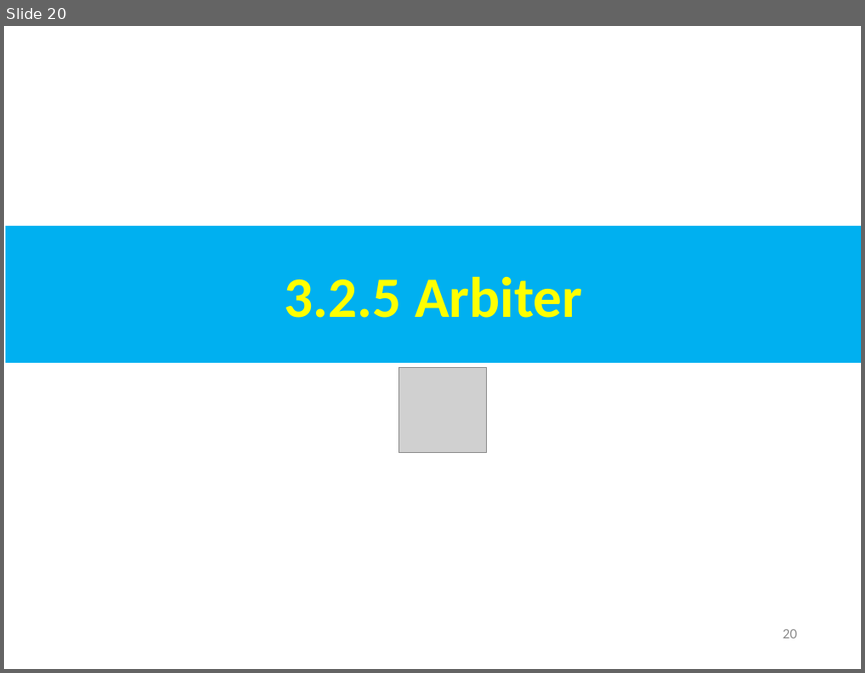
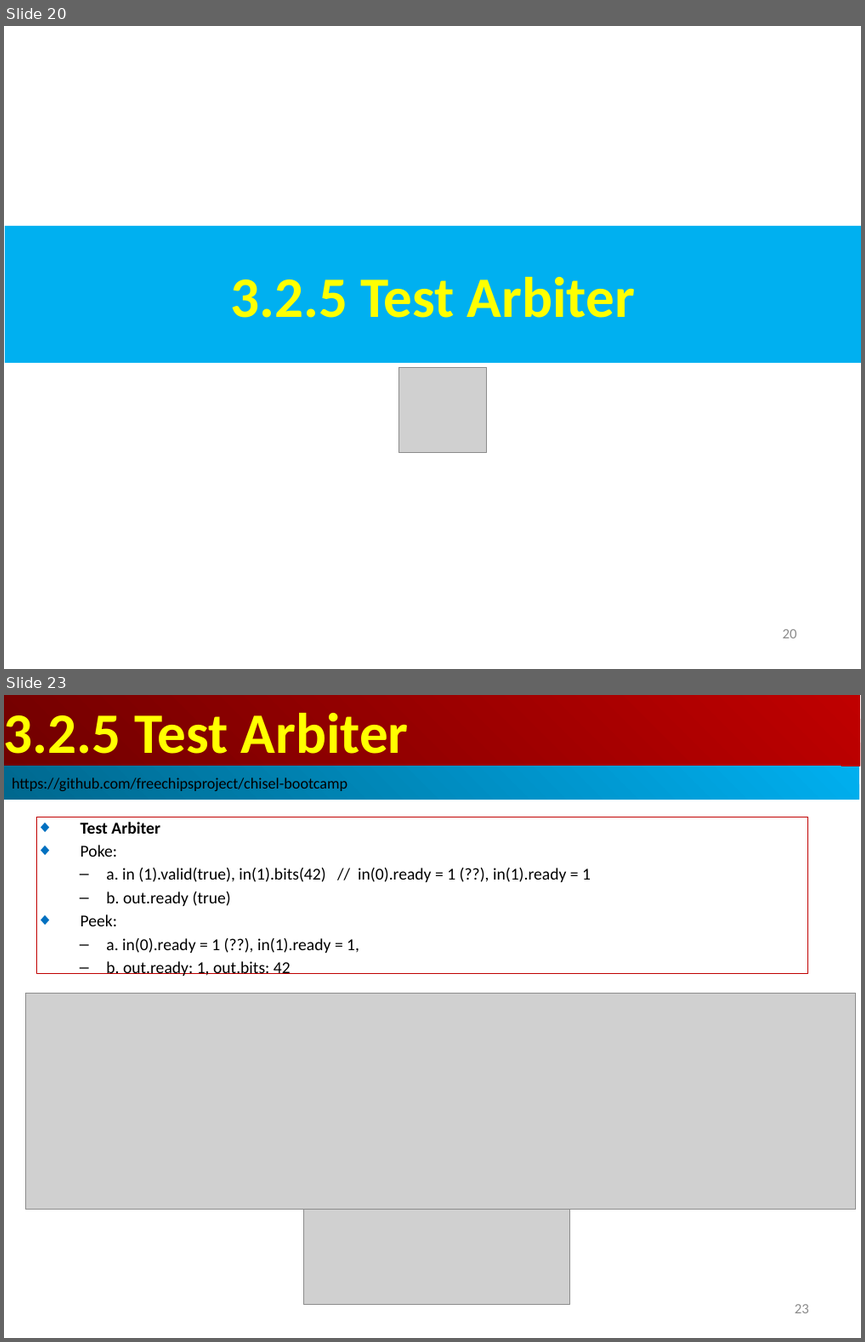
Before and after one commit to peterhchen/AIU_CS800_Chisel, a slide deck: 300_UCB_BC/003.2_StdLib/000_Video/003.2_StdLib.ppt. Shown one above the other, each under a label of ours: slide 20 before the commit, slides 20 and 23 after it; the slides between them are not shown. The pictures are 865x673 and 865x1342 pixels, drawn with LibreOffice and Linux fonts; fonts in the diff are those of the drawing; grey boxes stand for pictures. Boxes give left, top, right and bottom in pixels: in the first picture for what was removed or moved away, otherwise in the second. Text is boxed around its words. In the diff, an @@ line names an element or a change of style, - is before the commit and + after.

```diff
--- a/300_UCB_BC/003.2_StdLib/000_Video/003.2_StdLib.ppt
+++ b/300_UCB_BC/003.2_StdLib/000_Video/003.2_StdLib.ppt
@@ slide 23 added at <box>4,695,861,1338</box>, background #FFFFFF @@
@@ rectangle added at <box>4,695,860,766</box>, fill gradient #BF0000 to #710000, 48 pt, text #FFFF00, bold @@
+3.2.5 Test Arbiter
@@ rectangle added at <box>4,766,859,800</box>, fill gradient #00AFEF to #00688E, 13 pt, text #000000 @@
+https://github.com/freechipsproject/chisel-bootcamp
@@ rectangle added at <box>36,817,808,974</box>, outline #C00000 0.74 pt, 14 pt, text #000000 @@
+◆ Test Arbiter
+◆ Poke:
+  – a. in (1).valid(true), in(1).bits(42) // in(0).ready = 1 (??), in(1).ready = 1
+  – b. out.ready (true)
+◆ Peek:
+  – a. in(0).ready = 1 (??), in(1).ready = 1,
+  – b. out.ready: 1, out.bits: 42
@@ picture added at <box>25,993,856,1209</box> @@
@@ picture added at <box>304,1209,569,1304</box> @@
@@ page number added at <box>794,1304,809,1313</box>, 12 pt, text #8B8B8B @@
+23
@@ slide 20 changed as well @@
@@ text in rectangle at <box>230,277,635,318</box>: text changed @@
-3.2.5 Arbiter
+3.2.5 Test Arbiter
```
Also in this commit, not shown: 9 other slides changed, 18 other slides added.
